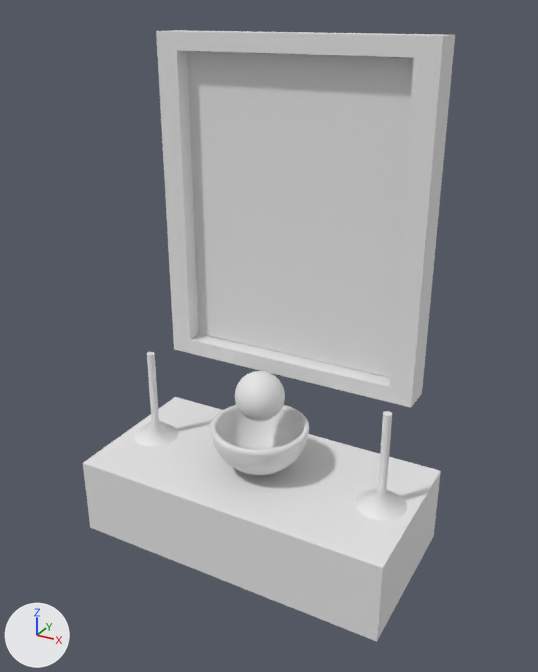
The FBX model Assets/models/world/shrine-spirit/shrine-spirit.fbx: old version first, new version second.
One viewpoint serves both versions: a 50 mm camera at (3.89, -6.85, 6.24) aimed at (0.14, -0.02, 2.82). The lights are fixed; the arrows at lower left show +X, +Y and +Z. Where no turn or scale is listed for an object, it has been applied to the vertices.

Script lines for the objects in view, before the commit:
```python
me_cube_004 = bpy.data.meshes.new('Cube.004')
me_cube_004.from_pydata(...)  # 8 vertices, 5 faces; spans x -2.0..2.0, y -1.0..1.0, z -1.0..0.0
me_cylinder_001 = bpy.data.meshes.new('Cylinder.001')
me_cylinder_001.from_pydata(...)  # 96 vertices, 65 faces; spans x -0.3..0.3, y -0.3..0.3, z -0.7..0.5
me_cylinder_002 = bpy.data.meshes.new('Cylinder.002')
me_cylinder_002.from_pydata(...)  # 96 vertices, 65 faces; spans x -0.3..0.3, y -0.3..0.3, z -0.7..0.5
me_plane = bpy.data.meshes.new('Plane')
me_plane.from_pydata(...)  # 16 vertices, 12 faces; spans x -1.67..1.67, y -0.2..0.2, z -2.0..2.0
me_plane_001 = bpy.data.meshes.new('Plane.001')
me_plane_001.from_pydata(...)  # 4 vertices, 1 face; spans x -1.49..1.49, y 0.0, z -1.78..1.78
me_sphere = bpy.data.meshes.new('Sphere')
me_sphere.from_pydata(...)  # a UV sphere (32 segments, 32 rings, poles along z) spanning x -0.3..0.3, y -0.3..0.3, z -0.3..0.3
me_sphere_001 = bpy.data.meshes.new('Sphere.001')
me_sphere_001.from_pydata(...)  # 1026 vertices, 1056 faces; spans x -1.0..1.0, y -1.0..1.0, z -1.0..0.0
ob_altar = bpy.data.objects.new('Altar', me_cube_004)
ob_altar.location = (0.0, 0.0, 1.0)
ob_bowl = bpy.data.objects.new('Bowl', me_sphere_001)
ob_bowl.location = (0.0, 0.0, 1.6)
ob_bowl.scale = (0.6, 0.6, 0.6)
ob_candlel = bpy.data.objects.new('CandleL', me_cylinder_002)
ob_candlel.location = (-1.6, 0.0, 1.7)
ob_candler = bpy.data.objects.new('CandleR', me_cylinder_001)
ob_candler.location = (1.6, 0.0, 1.7)
ob_icon = bpy.data.objects.new('Icon', me_plane_001)
ob_icon.location = (0.0, 0.8, 4.0)
ob_iconframe = bpy.data.objects.new('IconFrame', me_plane)
ob_iconframe.location = (0.0, 0.8, 4.0)
ob_orb = bpy.data.objects.new('Orb', me_sphere)
ob_orb.location = (0.0, 0.0, 2.0)
```
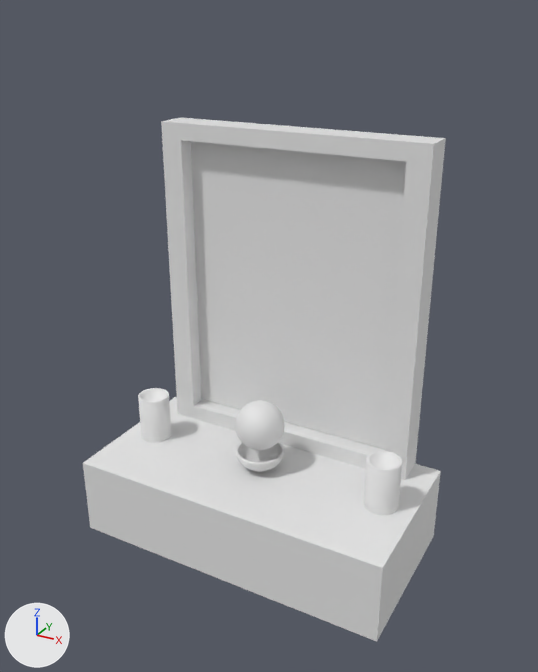
Pixel boxes (x1, y1, x2, y2) of what changed, in the pictures (538 x 672 px):
```json
{"object": "Icon", "change": "moved", "before": [187, 51, 414, 377], "after": [191, 141, 406, 449]}
{"object": "IconFrame", "change": "moved", "before": [156, 30, 455, 407], "after": [161, 118, 446, 480]}
{"object": "Bowl", "change": "moved, rescaled", "before": [210, 404, 309, 475], "after": [236, 442, 284, 472]}
{"object": "Orb", "change": "moved", "before": [235, 371, 285, 421], "after": [235, 400, 285, 450]}
{"object": "CandleRight", "change": "added", "after": [364, 451, 402, 515]}
{"object": "CandleR", "change": "deleted", "before": [355, 411, 407, 521]}
{"object": "CandleLeft", "change": "added", "after": [138, 388, 171, 443]}
{"object": "CandleL", "change": "deleted", "before": [134, 352, 179, 447]}
```

Edits to the scene script, one JSON object a line:
```json
{"op": "add", "block": "me_cylinder", "code": ["me_cylinder = bpy.data.meshes.new('Cylinder')", "me_cylinder.from_pydata(...)  # 417 vertices, 386 faces; spans x -0.2..0.2, y -0.2..0.2, z -0.3..0.3"]}
{"op": "remove", "block": "ob_candlel", "code": ["ob_candlel = bpy.data.objects.new('CandleL', me_cylinder_002)", "ob_candlel.location = (-1.6, 0.0, 1.7)"]}
{"op": "set", "path": "ob_bowl.location", "old": "(0.0, 0.0, 1.6)", "new": "(0.0, 0.0, 1.25)"}
{"op": "set", "path": "ob_bowl.scale", "old": "(0.6, 0.6, 0.6)", "new": "(0.3, 0.3, 0.249)"}
{"op": "set", "path": "ob_icon.location", "old": "(0.0, 0.8, 4.0)", "new": "(0.0, 0.8, 3.0)"}
{"op": "set", "path": "ob_iconframe.location", "old": "(0.0, 0.8, 4.0)", "new": "(0.0, 0.8, 3.0)"}
{"op": "remove", "block": "ob_candler", "code": ["ob_candler = bpy.data.objects.new('CandleR', me_cylinder_001)", "ob_candler.location = (1.6, 0.0, 1.7)"]}
{"op": "set", "path": "ob_orb.location", "old": "(0.0, 0.0, 2.0)", "new": "(0.0, 0.0, 1.6)"}
{"op": "add", "block": "ob_candleright", "code": ["ob_candleright = bpy.data.objects.new('CandleRight', me_cylinder)", "ob_candleright.location = (1.6, 0.0, 1.3)"]}
{"op": "add", "block": "ob_candleleft", "code": ["ob_candleleft = bpy.data.objects.new('CandleLeft', me_cylinder.copy())", "ob_candleleft.location = (-1.6, 0.0, 1.3)"]}
```
